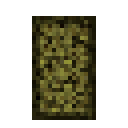
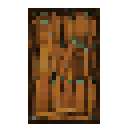
Comparing the layer stacks of the two 128 × 128 images. Changes:
showed "Carrots", painted on it over [28, 8, 100, 124]
hid "Apples", painted on it over [28, 8, 100, 124]
